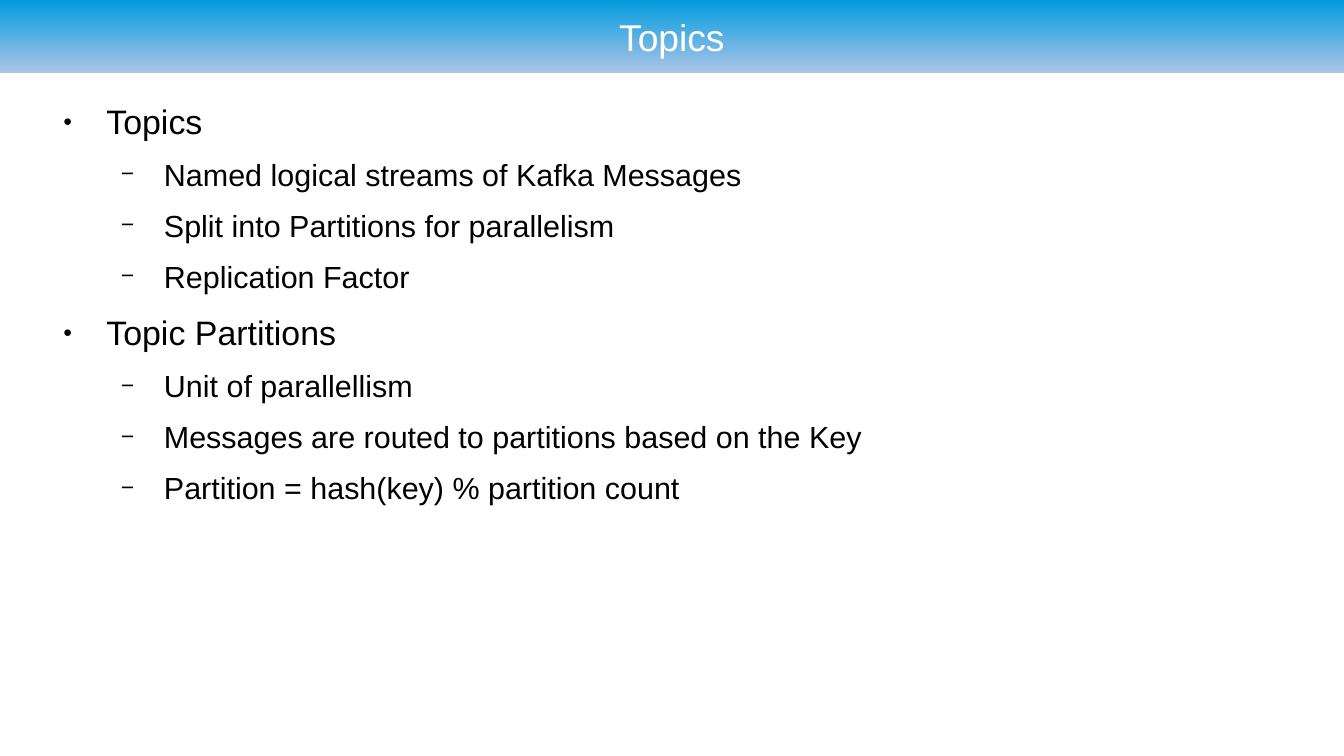
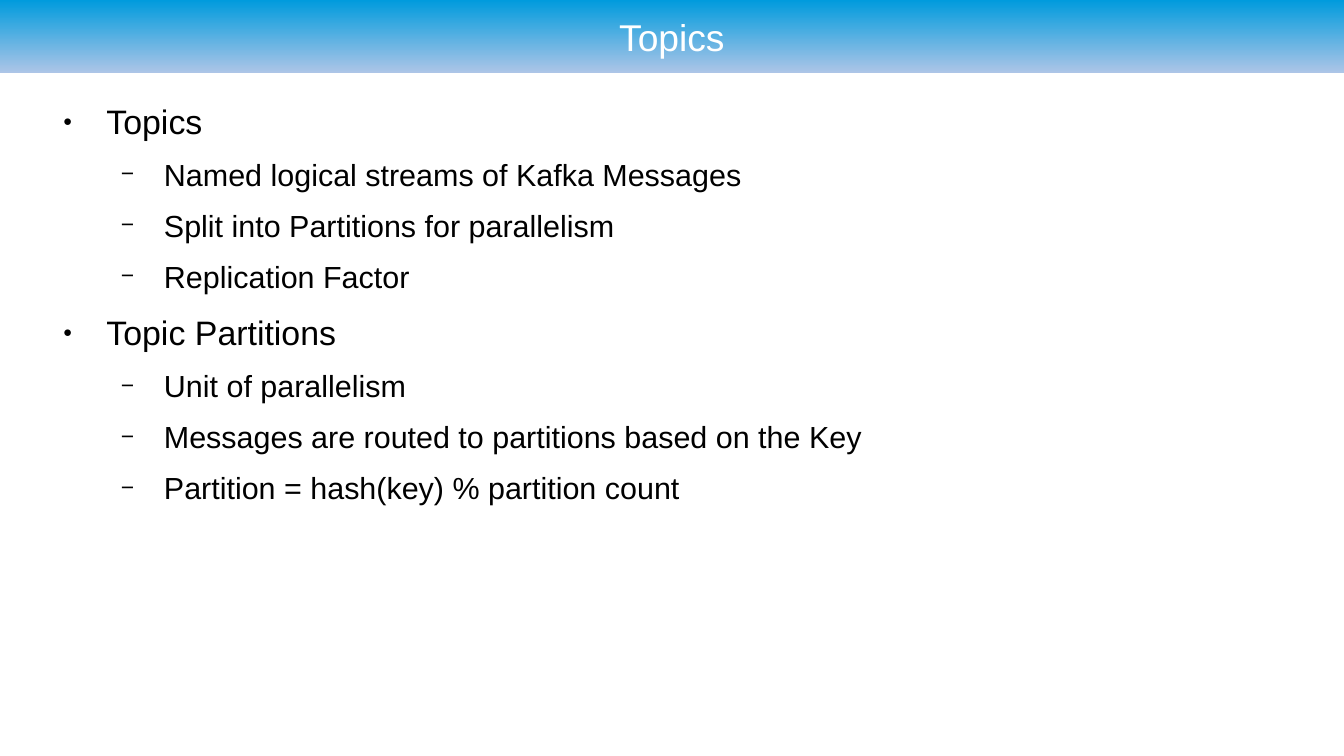
Before and after one commit to ryzlab/kafka-kompetensdag, a slide deck: slide 11 of doc/presentation.odp. Drawn at 1344x756 pixels with LibreOffice and Linux fonts; fonts in the diff are those of the drawing; background and template pictures are left out. Boxes give left, top, right and bottom in pixels: in the first picture for what was removed or moved away, otherwise in the second. Text is boxed around its words. In the diff, an @@ line names an element or a change of style, - is before the commit and + after.

```diff
--- a/doc/presentation.odp
+++ b/doc/presentation.odp
@@ text at [164,375,406,403]: text changed @@
-  − Unit of parallellism
+  − Unit of parallelism
```
Also in this commit, not shown: 17 other slides changed, 2 slides added.
